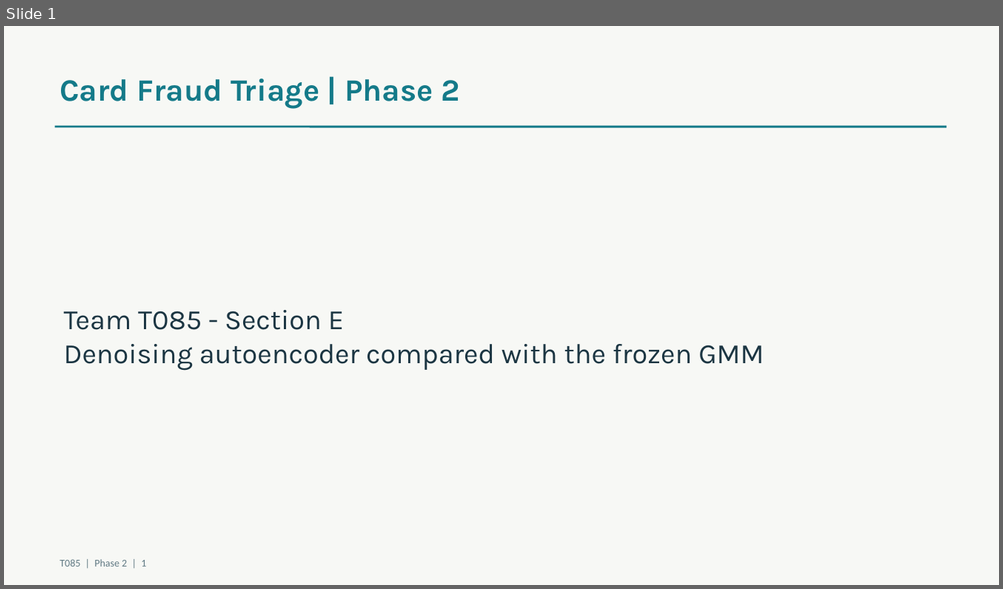
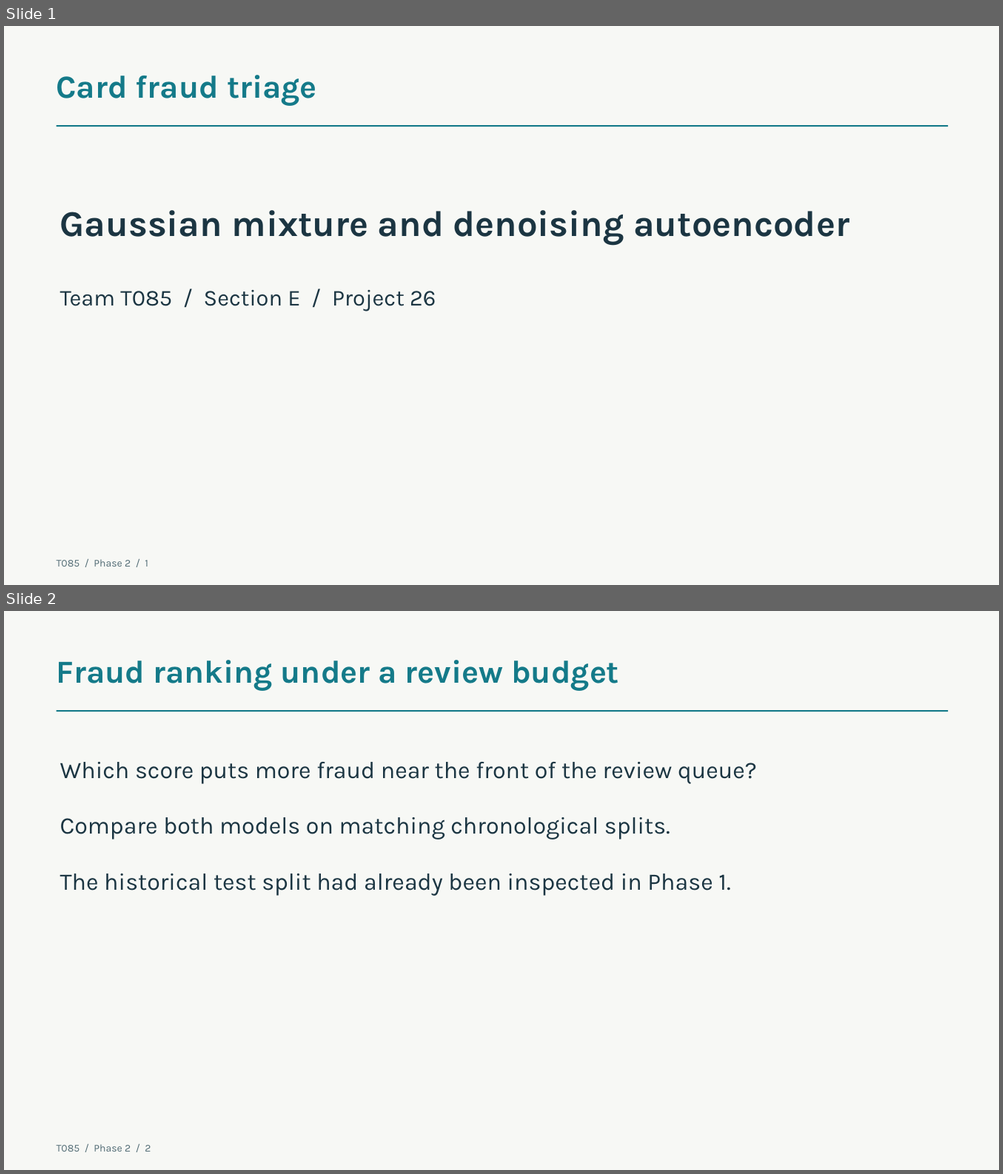
Before and after one commit to aaditya599fx/T085-CardFraudTriage-AML-Phase1, a slide deck: docs/phase2/T085_Phase2.pptx. Shown one above the other, each under a label of ours: slide 1 before the commit, slides 1 and 2 after it. The pictures are 1003x589 and 1003x1174 pixels, drawn with LibreOffice and Linux fonts; fonts in the diff are those of the drawing. Boxes give left, top, right and bottom in pixels: in the first picture for what was removed or moved away, otherwise in the second. Text is boxed around its words. In the diff, an @@ line names an element or a change of style, - is before the commit and + after.

Commit message:
Complete Phase 2 fraud triage evaluation

```diff
--- a/docs/phase2/T085_Phase2.pptx
+++ b/docs/phase2/T085_Phase2.pptx
@@ slide 2 added at box(4, 611, 999, 1170), background #F7F8F5 @@
@@ text added at box(57, 660, 619, 691), 31 pt, text #147A89, bold @@
+Fraud ranking under a review budget
@@ line added from (57, 711) to (948, 711), #147A89 1.35 pt @@
@@ text added at box(60, 762, 757, 784), 23 pt, text #1B3542 @@
+Which score puts more fraud near the front of the review queue?
@@ text added at box(60, 817, 670, 840), 23 pt, text #1B3542 @@
+Compare both models on matching chronological splits.
@@ text added at box(60, 874, 730, 896), 23 pt, text #1B3542 @@
+The historical test split had already been inspected in Phase 1.
@@ text added at box(57, 1145, 151, 1152), 10 pt, text #526C75 @@
+T085 / Phase 2 / 2
@@ slide 1 changed as well @@
@@ text at box(57, 75, 317, 106): text changed; size 30 to 31 pt @@
-Card Fraud Triage | Phase 2
+Card fraud triage
@@ line (57, 126) - (948, 126): stroke #147A89 2 pt to #147A89 1.35 pt @@
@@ text added at box(60, 210, 849, 245), 35 pt, text #1B3542, bold @@
+Gaussian mixture and denoising autoencoder
@@ text at box(60, 290, 435, 311): text changed; size 27 to 22 pt @@
-Team T085 - Section E
-Denoising autoencoder compared with the frozen GMM
+Team T085 / Section E / Project 26
@@ text at box(57, 560, 148, 567): text changed; font Calibri to Karla; text colour #617A84 to #526C75 @@
-T085 | Phase 2 | 1
+T085 / Phase 2 / 1
```
Also in this commit, not shown: 1 other slide changed, 11 other slides added, 12 slides removed, 20 other files.
